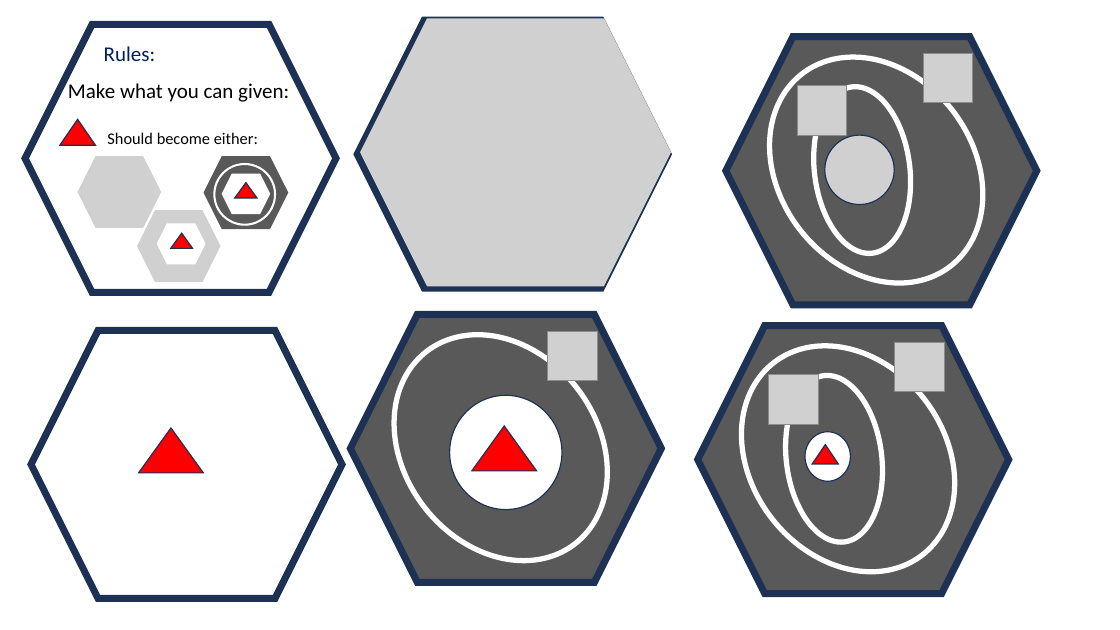
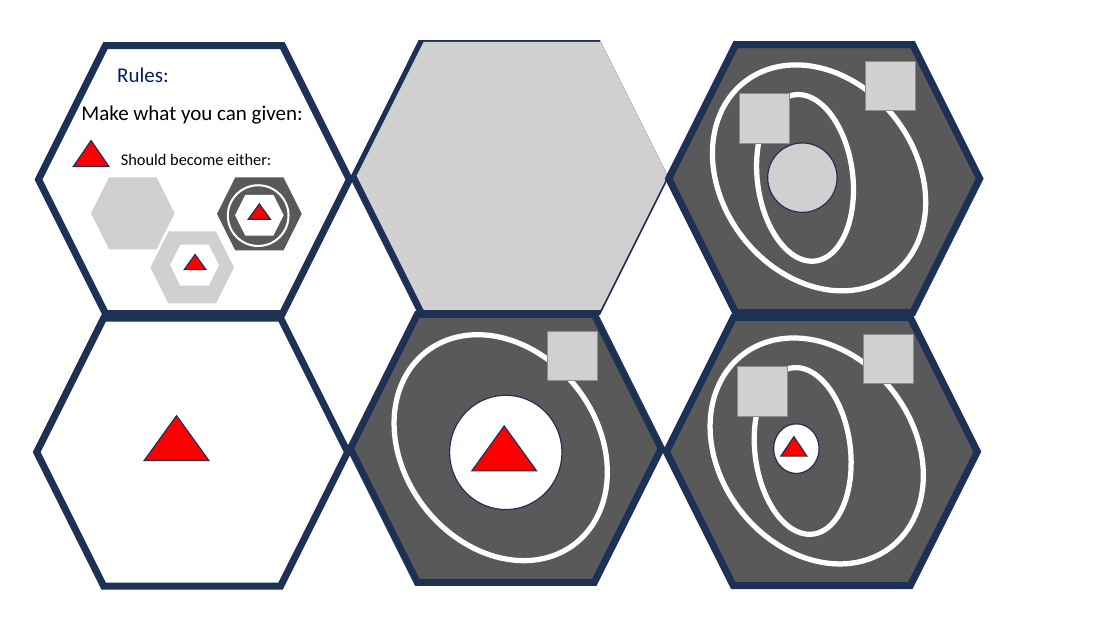
Before and after one commit to SpenceIsCool/HackCUX_TheInductiveGames, a slide deck: slide 1 of Printables/SolarInductiveSystems.pptx. Drawn at 1120x630 pixels with LibreOffice and Linux fonts; fonts in the diff are those of the drawing; grey boxes stand for pictures; background and template pictures are left out. Boxes give left, top, right and bottom in pixels: in the first picture for what was removed or moved away, otherwise in the second. Text is boxed around its words. In the diff, an @@ line names an element or a change of style, - is before the commit and + after.

```diff
--- a/Printables/SolarInductiveSystems.pptx
+++ b/Printables/SolarInductiveSystems.pptx
@@ ellipse: place and size @@
-ellipse at (726, 15, 1028, 326)
+ellipse at (669, 22, 971, 333)
@@ hexagon: place and size @@
-hexagon at (357, 20, 668, 288)
+hexagon at (354, 44, 665, 312)
@@ picture: place and size @@
-picture at (360, 18, 671, 287)
+picture at (357, 42, 668, 310)
@@ 2 pictures, 2 hexagons, 1 ellipse: place and size @@
-2 pictures, 2 hexagons, 1 ellipse at (726, 37, 1039, 305)
+2 pictures, 2 hexagons, 1 ellipse at (669, 45, 982, 313)
@@ picture: place and size @@
-picture at (923, 54, 973, 103)
+picture at (866, 61, 916, 111)
@@ 4 hexagons, 3 texts, 3 triangles, 2 pictures, 1 ellipse: place and size @@
-4 hexagons, 3 texts, 3 triangles, 2 pictures, 1 ellipse at (25, 24, 336, 292)
+4 hexagons, 3 texts, 3 triangles, 2 pictures, 1 ellipse at (39, 45, 350, 313)
@@ hexagon: place and size @@
-hexagon at (31, 330, 342, 598)
+hexagon at (37, 318, 348, 586)
@@ 3 ellipses, 2 pictures, 2 hexagons: place and size @@
-3 ellipses, 2 pictures, 2 hexagons at (697, 304, 1011, 615)
+3 ellipses, 2 pictures, 2 hexagons at (666, 295, 980, 606)
@@ hexagon: place and size @@
-hexagon at (124, 417, 217, 497)
+hexagon at (130, 404, 223, 484)
@@ triangle: place and size @@
-triangle at (139, 429, 203, 473)
+triangle at (145, 416, 209, 460)
@@ triangle: place and size @@
-triangle at (812, 444, 839, 464)
+triangle at (781, 437, 807, 456)
```
Also in this commit, not shown: 1 slide added, 1 slide removed, 2 other files.
